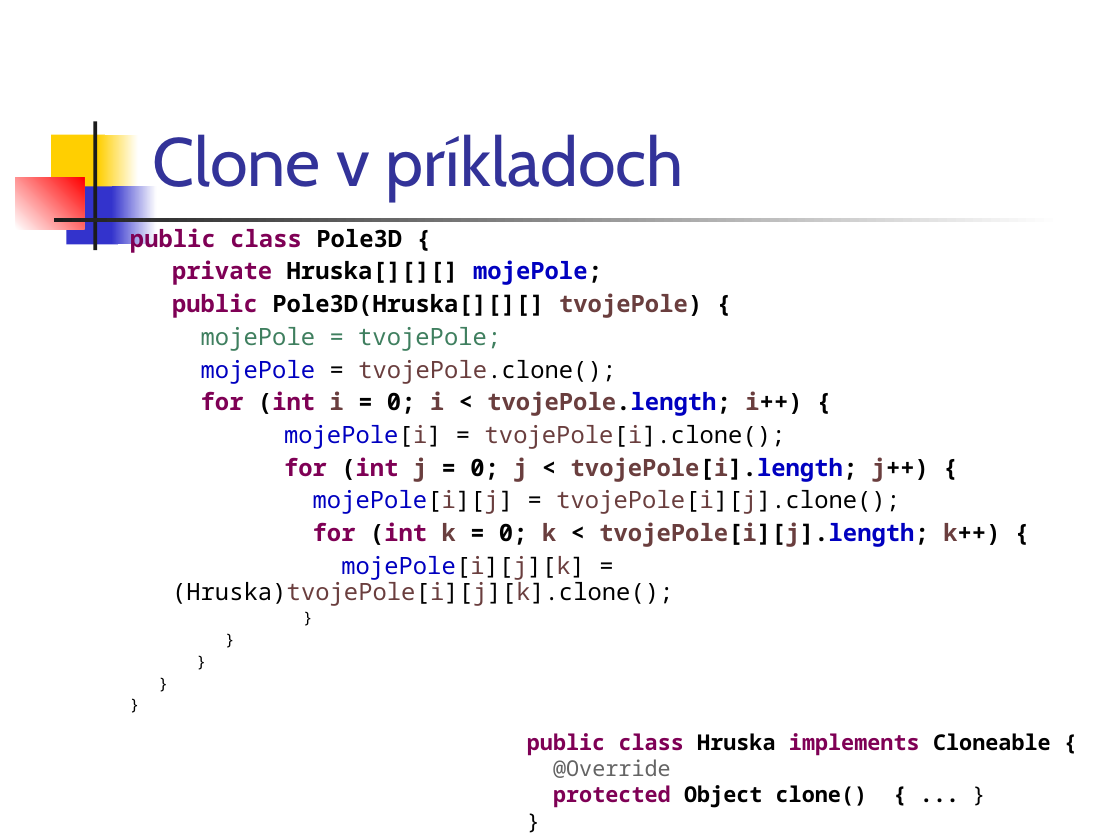
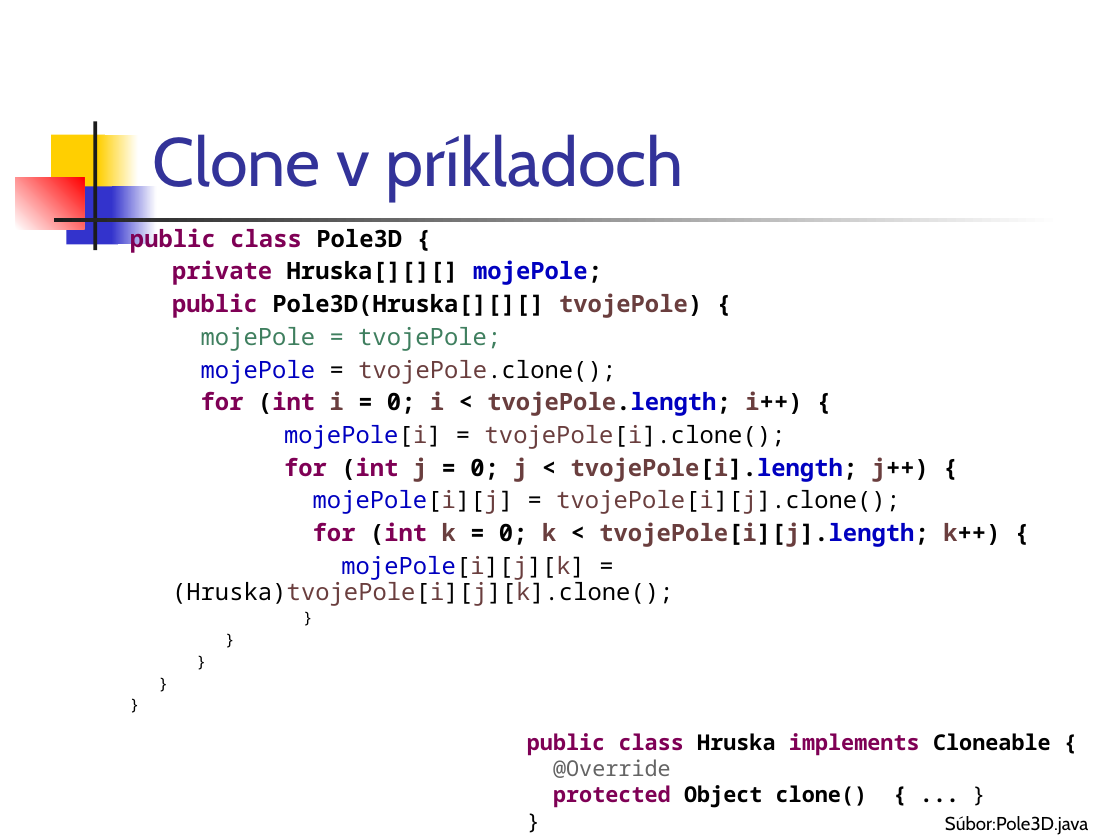
Before and after one commit to Programovanie4/Prednasky, a slide deck: slide 18 of 05/05_java.ppt (slide 14 before the commit). Drawn at 1120x840 pixels with LibreOffice and Linux fonts; fonts in the diff are those of the drawing. Boxes give left, top, right and bottom in pixels: in the first picture for what was removed or moved away, otherwise in the second. Text is boxed around its words. In the diff, an @@ line names an element or a change of style, - is before the commit and + after.

```diff
--- a/05/05_java.ppt
+++ b/05/05_java.ppt
@@ text added at <box>945,816,1089,835</box>, 12 pt, text #000000 @@
+Súbor:Pole3D.java
```
Also in this commit, not shown: 6 other slides changed, 4 slides added, 3 other files.
